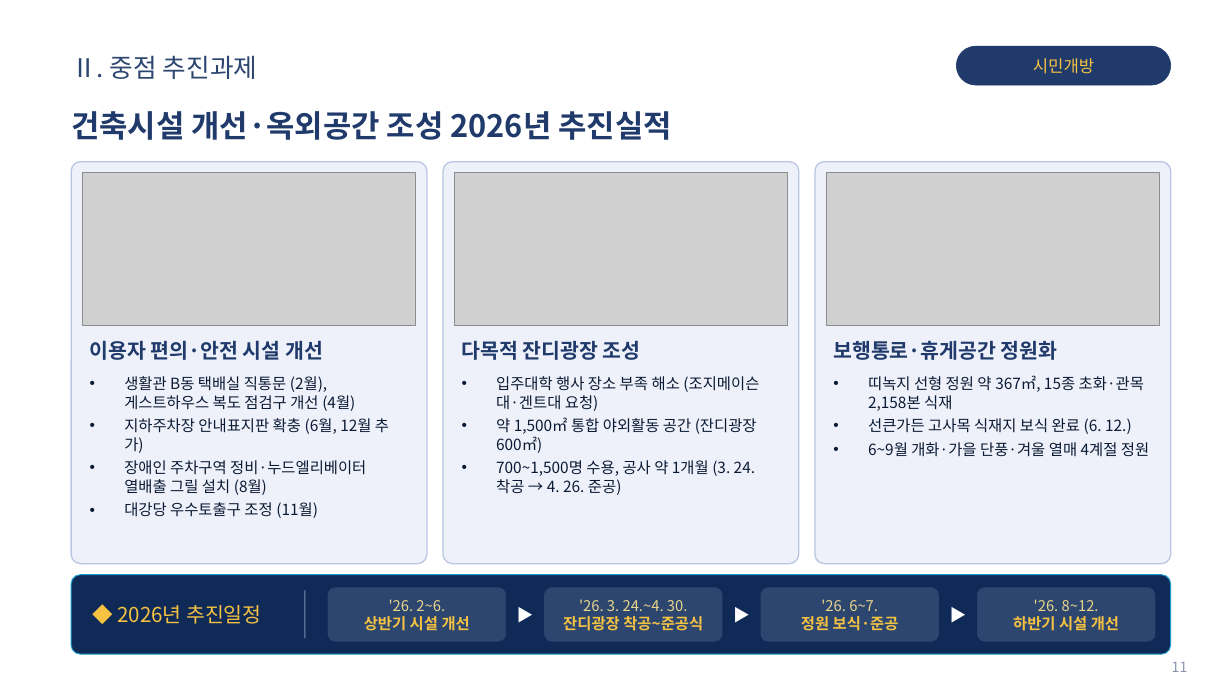
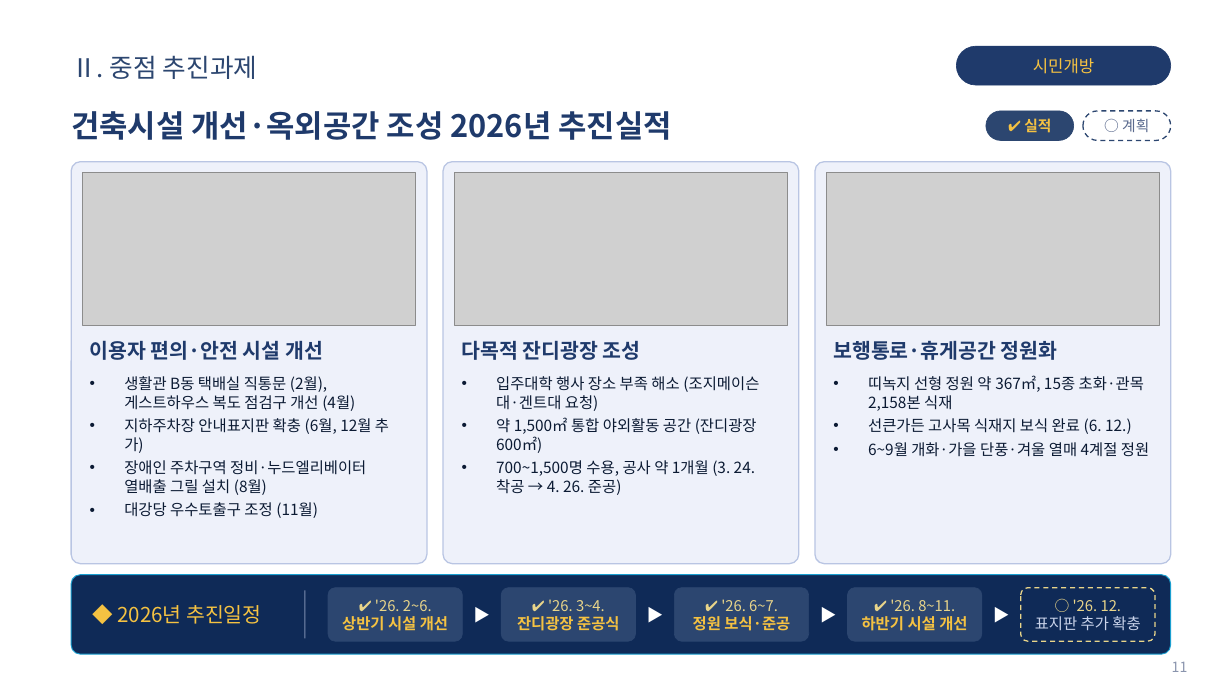
Before and after one commit to teahyunkim70-bot/my-project, a slide deck: slide 11 of Vision2030_Roadmap_발표자료.pptx. Drawn at 1232x693 pixels with LibreOffice and Linux fonts; fonts in the diff are those of the drawing; grey boxes stand for pictures; background and template pictures are left out. Boxes give left, top, right and bottom in pixels: in the first picture for what was removed or moved away, otherwise in the second. Text is boxed around its words. In the diff, an @@ line names an element or a change of style, - is before the commit and + after.

```diff
--- a/Vision2030_Roadmap_발표자료.pptx
+++ b/Vision2030_Roadmap_발표자료.pptx
@@ rounded rectangle added at (986, 111, 1074, 140), fill #2C4670, outline #2C4670 0.5 pt @@
@@ text added at (1024, 118, 1051, 133), 11.5 pt, text #F5C242, bold @@
+✔ 실적
@@ rounded rectangle added at (1083, 111, 1171, 140), fill #FFFFFF, outline #2C4670 1 pt dashed @@
@@ text added at (1122, 119, 1149, 132), 11.5 pt, text #5A6A8E @@
+○ 계획
@@ rounded rectangle: place and size @@
-rounded rectangle at (328, 588, 506, 641)
+rounded rectangle at (328, 588, 462, 641)
@@ text at (375, 599, 432, 611): text changed @@
-'26. 2~6.
+✔ '26. 2~6.
@@ text "▶": place and size @@
-text "▶" at (506, 575, 544, 654)
+text "▶" at (462, 575, 501, 654)
@@ rounded rectangle: place and size @@
-rounded rectangle at (544, 588, 722, 641)
+rounded rectangle at (501, 588, 635, 641)
@@ text at (517, 599, 619, 631): text changed @@
-'26. 3. 24.~4. 30.
-잔디광장 착공~준공식
+✔ '26. 3~4.
+잔디광장 준공식
@@ text added at (636, 575, 675, 654), 13 pt, text #FFFFFF @@
+▶
@@ text "✔ '26. 6~7.": place and size @@
-text "✔ '26. 6~7." at (801, 599, 899, 631)
+text "✔ '26. 6~7." at (693, 599, 790, 631)
@@ rounded rectangle added at (675, 588, 809, 641), fill #2C4670, outline #2C4670 0.5 pt @@
@@ text at (721, 599, 778, 611): text changed @@
-'26. 6~7.
+✔ '26. 6~7.
@@ text "▶": place and size @@
-text "▶" at (723, 575, 762, 654)
+text "▶" at (809, 575, 848, 654)
@@ text "✔ '26. 8~11.": place and size @@
-text "✔ '26. 8~11." at (1013, 599, 1119, 631)
+text "✔ '26. 8~11." at (862, 599, 967, 631)
@@ rounded rectangle: place and size @@
-rounded rectangle at (761, 588, 938, 641)
+rounded rectangle at (848, 588, 982, 641)
@@ text at (890, 599, 955, 611): text changed @@
-'26. 8~12.
+✔ '26. 8~11.
@@ text "▶": place and size @@
-text "▶" at (939, 575, 978, 654)
+text "▶" at (982, 575, 1021, 654)
@@ rounded rectangle: place and size @@
-rounded rectangle at (978, 588, 1155, 641)
+rounded rectangle at (1021, 588, 1155, 641)
@@ rounded rectangle at (1021, 588, 1155, 641): fill #2C4670 to #0F2A57; outline #2C4670 0.5 pt to #E9D58A 1 pt dashed @@
@@ text added at (1035, 599, 1140, 630), 11.5 pt, text #E9D58A @@
+○ '26. 12.
+표지판 추가 확충
```
Also in this commit, not shown: 7 other slides changed.
